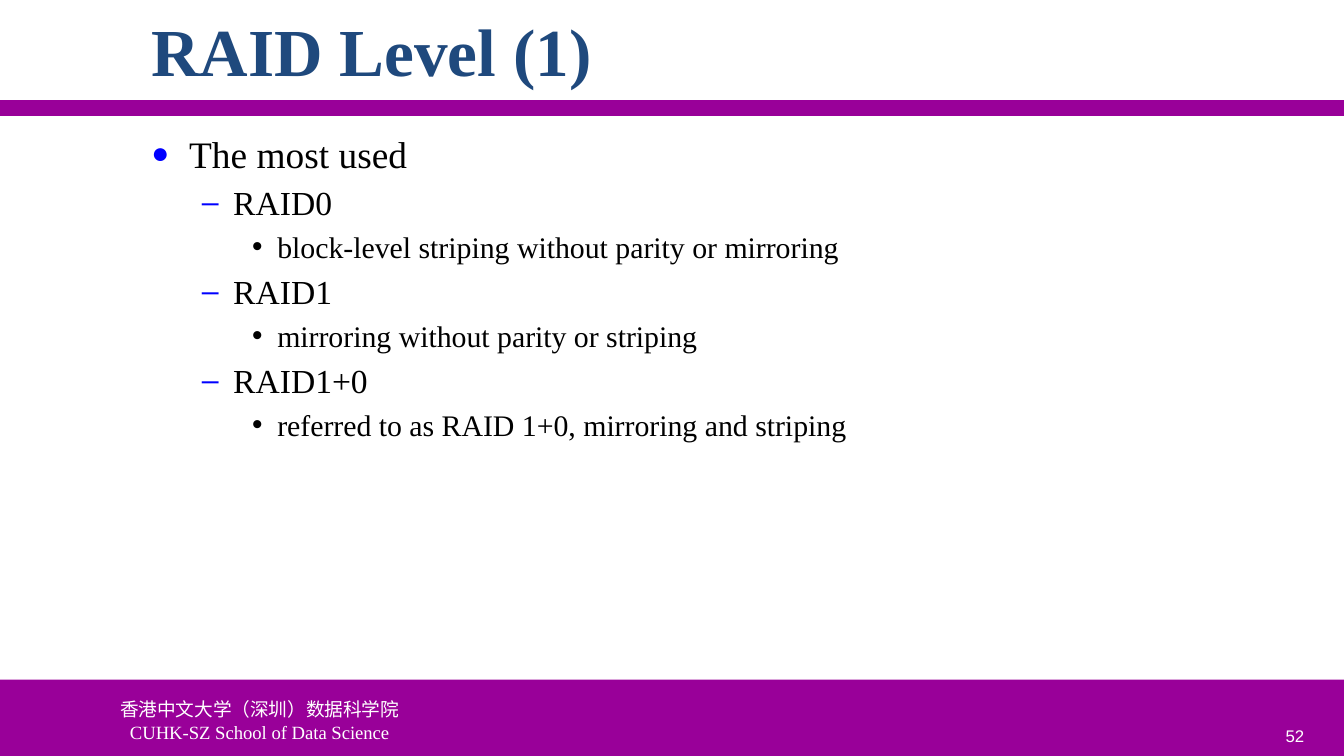
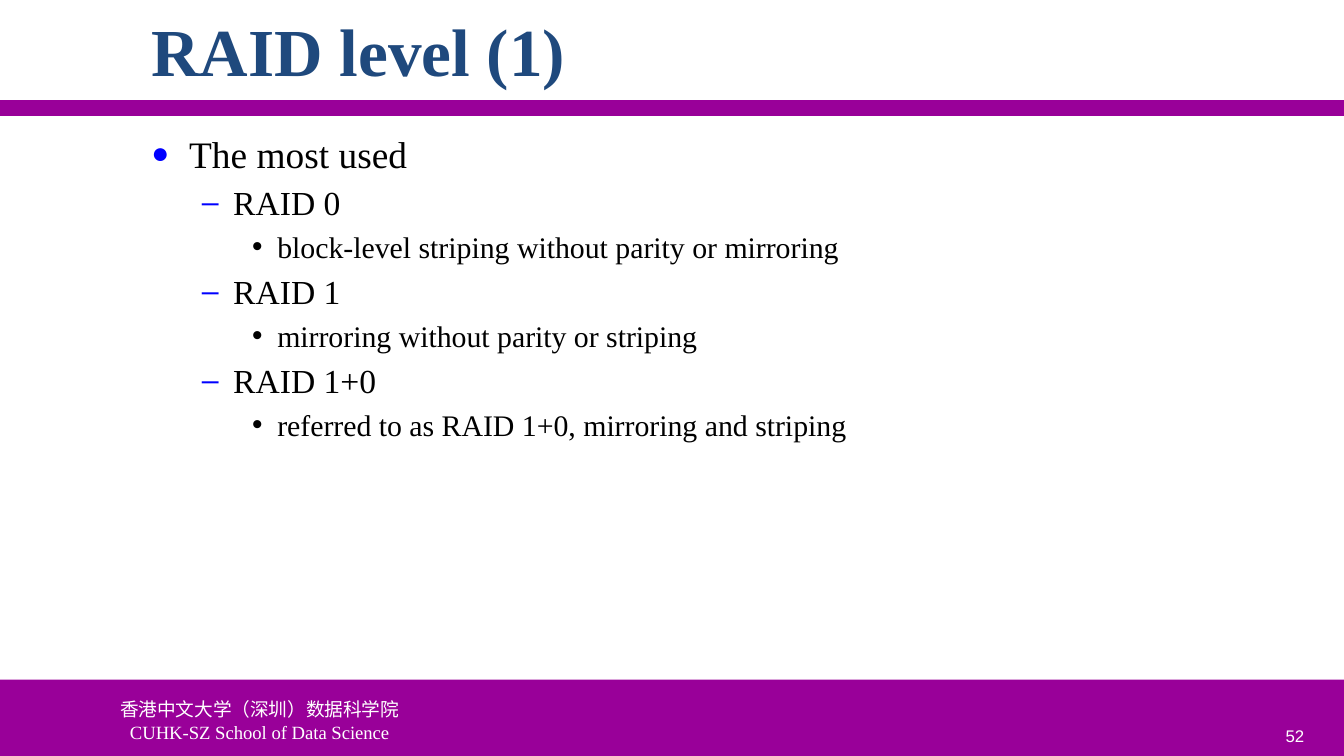
Before and after one commit to ychung1103/ychung1103.github.io, a slide deck: slide 52 of Slides/CSC6103/VT-05 Storage Virtualization.pptx. Drawn at 1344x756 pixels with LibreOffice and Linux fonts; fonts in the diff are those of the drawing; background and template pictures are left out. Boxes give left, top, right and bottom in pixels: in the first picture for what was removed or moved away, otherwise in the second. Text is boxed around its words. In the diff, an @@ line names an element or a change of style, - is before the commit and + after.

```diff
--- a/Slides/CSC6103/VT-05 Storage Virtualization.pptx
+++ b/Slides/CSC6103/VT-05 Storage Virtualization.pptx
@@ title at [151, 29, 565, 89]: text changed @@
-RAID Level (1)
+RAID level (1)
@@ text at [233, 192, 341, 216]: spaces changed @@
-  – RAID0
+  – RAID 0
@@ text at [233, 281, 341, 304]: spaces changed @@
-  – RAID1
+  – RAID 1
@@ text at [233, 370, 377, 394]: spaces changed @@
-  – RAID1+0
+  – RAID 1+0
```
Also in this commit, not shown: 22 other slides changed, 1 slide added, 1 other file.
